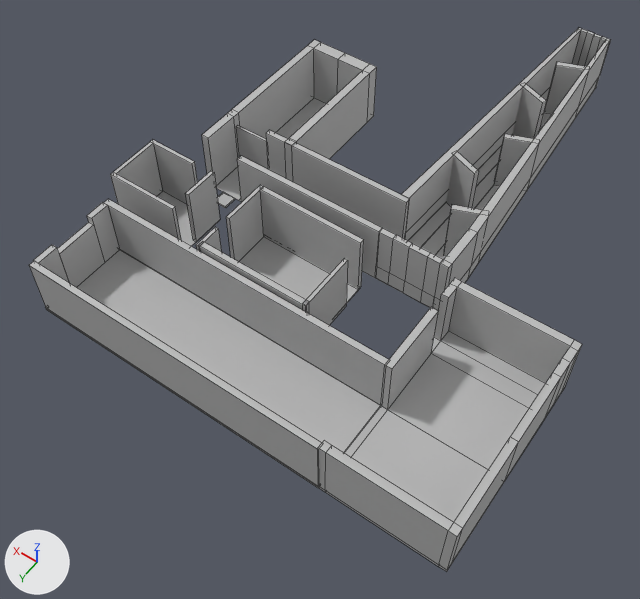
One commit to the FBX model Assets/GhostAndStuff/Escenas/Niveles/NIVEL1.fbx: the scene before it, then after it.
One viewpoint serves both versions: a 50 mm camera at (-0.312, 1.094, 0.858) aimed at (0.099, 0.518, -0.045). The axes (+X, +Y, +Z) are drawn at lower left. The lights are the same throughout. Mesh edges are drawn as thin lines. Where no turn or scale is listed for an object, it has been applied to the vertices.

The first picture shows 'PARED1.001', 'PARED1.002', 'PARED2.002', 'PARED4', 'PARED_NVL1_c1', 'PARED_NVL1_c2', 'PASILLO1', 'PASILLO2', 'PASILLO5', 'PISO1', 'PISO1.001', 'PUERTA_ROMPIBLE'.
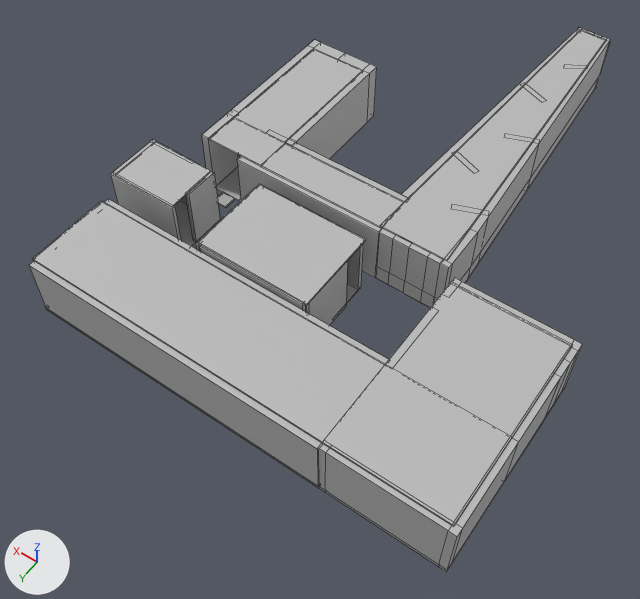
Boxes (x1, y1, x2, y2) around the edits, measured in the pictures (640 x 599 px):
'TECHO_PASILLO5_6', added
    after: (32, 201, 573, 526)
'TECHO_PASILLO1', added
    after: (380, 30, 606, 260)
'TECHO_PASILLO2', added
    after: (209, 49, 404, 228)
'TECHO_PASILLO4', added
    after: (197, 184, 366, 305)
'TECHO_PASILLO3', added
    after: (115, 144, 211, 207)
'PASILLO5', unchanged, covered by the edit
    both: (318, 278, 582, 572)
'PISO1.001', unchanged, covered by the edit
    before: (46, 249, 381, 488)
    after: (46, 309, 319, 488)
'PARED1.002', unchanged, covered by the edit
    before: (104, 199, 389, 406)
    after: (105, 199, 389, 364)
'PARED_NVL1_c1', unchanged, covered by the edit
    before: (266, 130, 410, 239)
    after: (293, 143, 408, 202)

Patch to the scene script:
```diff
--- a/Assets/GhostAndStuff/Escenas/Niveles/NIVEL1.fbx.py
+++ b/Assets/GhostAndStuff/Escenas/Niveles/NIVEL1.fbx.py
@@ me_mesh_005_1 @@
+me_mesh_005_1.from_pydata([(-0.02, -0.246, -0.001), (0.02, -0.246, -0.001), (-0.02, -0.246, 0.001), (0.02, -0.246, 0.001), (-0.046, 0.246, 0.001), (0.046, 0.246, 0.001), (-0.046, 0.246, -0.001), (0.046, 0.246, -0.001)], [], [(0, 1, 3, 2), (2, 3, 5, 4), (4, 5, 7, 6), (6, 7, 1, 0), (1, 7, 5, 3), (6, 0, 2, 4)])
+me_mesh_005_1.materials.append(mat_lambert1)  # grey #bcbcbc
@@ me_mesh_027_1 @@
+me_mesh_027_1.from_pydata(...)  # a box spanning x -0.079..0.079, y -0.058..0.058, z -0.001..0.001
+me_mesh_027_1.materials.append(mat_lambert1)  # grey #bcbcbc
@@ me_mesh_030_1 @@
+me_mesh_030_1.from_pydata(...)  # 16 vertices, 14 faces; spans x -0.279..0.279, y -0.125..0.125, z -0.001..0.001
+me_mesh_030_1.materials.append(mat_lambert1)  # grey #bcbcbc
@@ me_mesh_009_1 @@
+me_mesh_009_1.from_pydata(...)  # 16 vertices, 14 faces; spans x -0.133..0.133, y -0.116..0.116, z -0.001..0.001
+me_mesh_009_1.materials.append(mat_lambert1)  # grey #bcbcbc
@@ me_mesh_019_1 @@
+me_mesh_019_1.from_pydata(...)  # a box spanning x -0.047..0.047, y -0.0376..0.0376, z -0.001..0.001
+me_mesh_019_1.materials.append(mat_lambert1)  # grey #bcbcbc
@@ ob_techo_pasillo1 @@
+ob_techo_pasillo1 = bpy.data.objects.new('TECHO_PASILLO1', me_mesh_005_1)
+ob_techo_pasillo1.location = (0.0, 0.225, 0.085)
@@ ob_techo_pasillo4 @@
+ob_techo_pasillo4 = bpy.data.objects.new('TECHO_PASILLO4', me_mesh_027_1)
+ob_techo_pasillo4.location = (0.125, 0.558, 0.087)
@@ ob_techo_pasillo5_6 @@
+ob_techo_pasillo5_6 = bpy.data.objects.new('TECHO_PASILLO5_6', me_mesh_030_1)
+ob_techo_pasillo5_6.location = (0.065, 0.619, 0.082)
@@ ob_techo_pasillo2 @@
+ob_techo_pasillo2 = bpy.data.objects.new('TECHO_PASILLO2', me_mesh_009_1)
+ob_techo_pasillo2.location = (0.176, 0.356, 0.084)
@@ ob_techo_pasillo3 @@
+ob_techo_pasillo3 = bpy.data.objects.new('TECHO_PASILLO3', me_mesh_019_1)
+ob_techo_pasillo3.location = (0.314, 0.552, 0.084)
```
